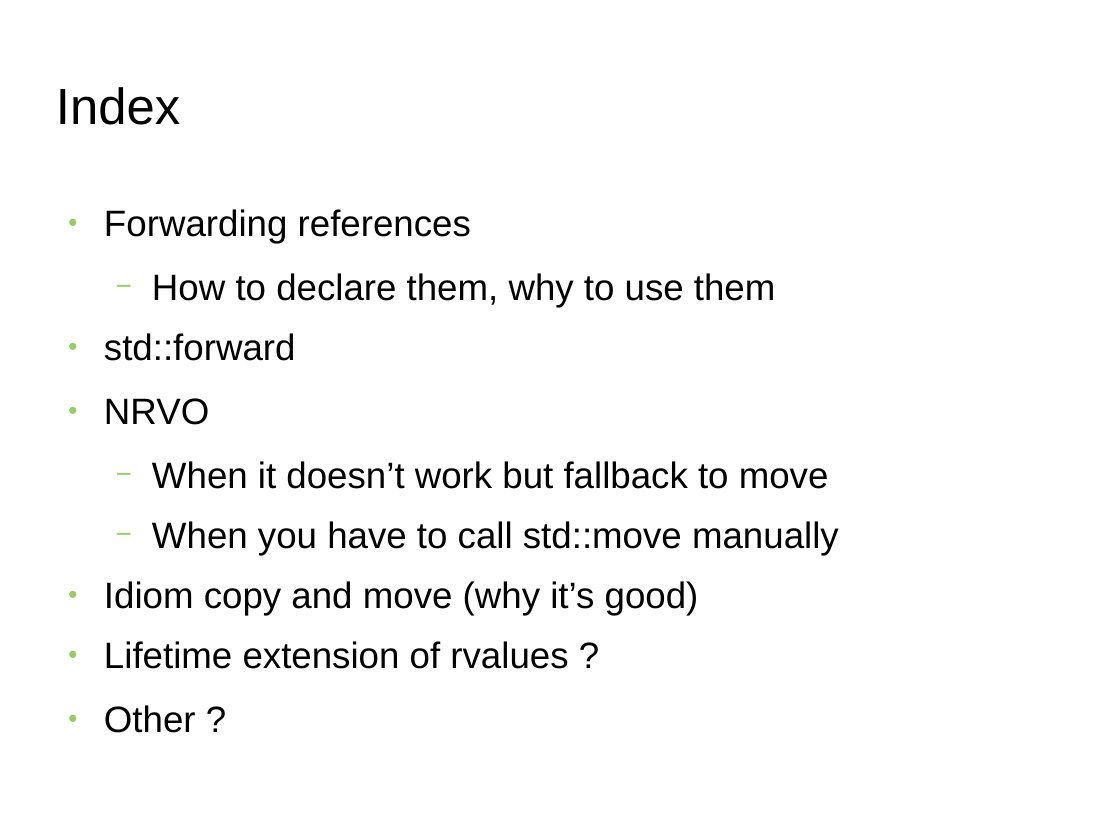
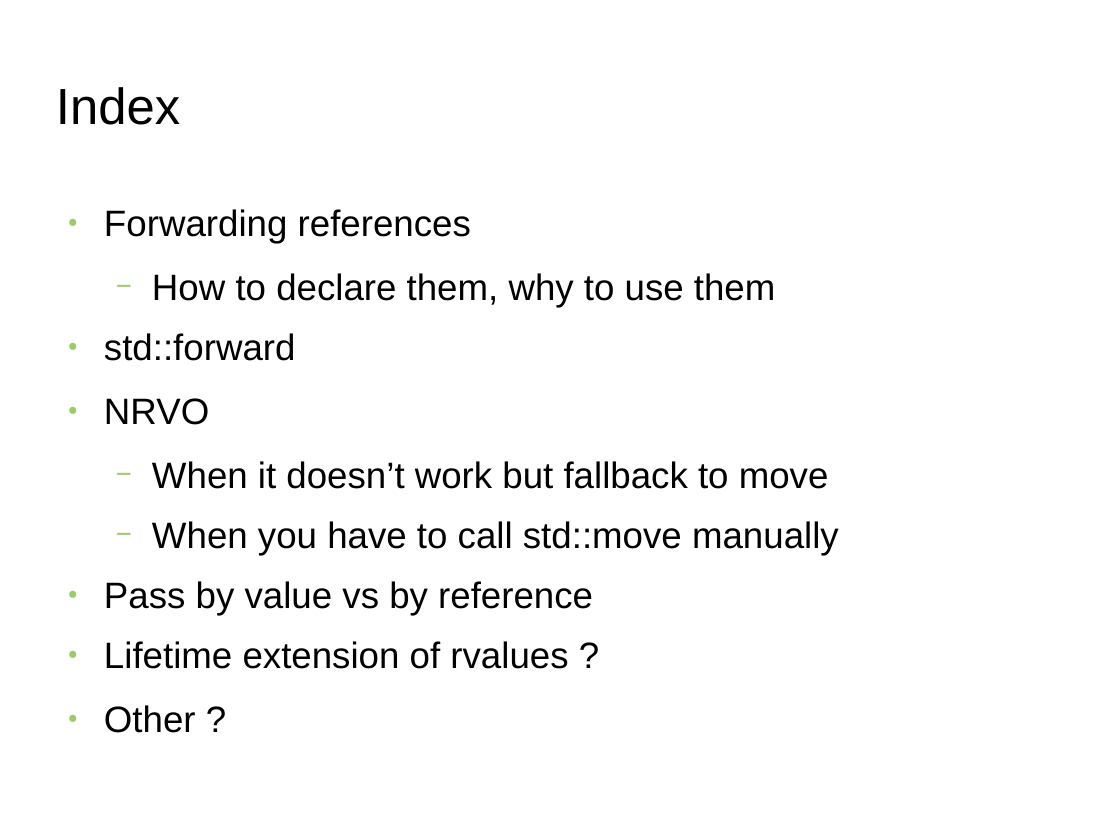
Before and after one commit to FranckRJ/CPP-trainings, a slide deck: slide 2 of traning-move.pt2.odp. Drawn at 1120x840 pixels with LibreOffice and Linux fonts; fonts in the diff are those of the drawing; background and template pictures are left out. Boxes give left, top, right and bottom in pixels: in the first picture for what was removed or moved away, otherwise in the second. Text is boxed around its words. In the diff, an @@ line names an element or a change of style, - is before the commit and + after.

Commit message:
Màj de l'index de la partie 2.

```diff
--- a/traning-move.pt2.odp
+++ b/traning-move.pt2.odp
@@ text at bbox=[104, 581, 593, 616]: text changed @@
-● Idiom copy and move (why it’s good)
+● Pass by value vs by reference
```
